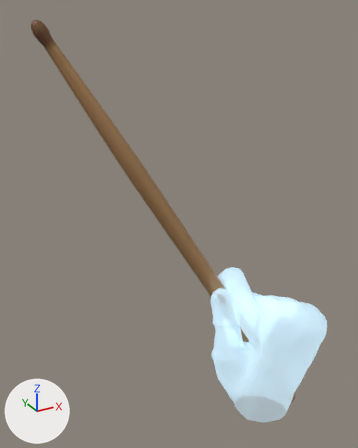
The glTF model public/models/ghost-hand-stick-R.glb: old version first, new version second.
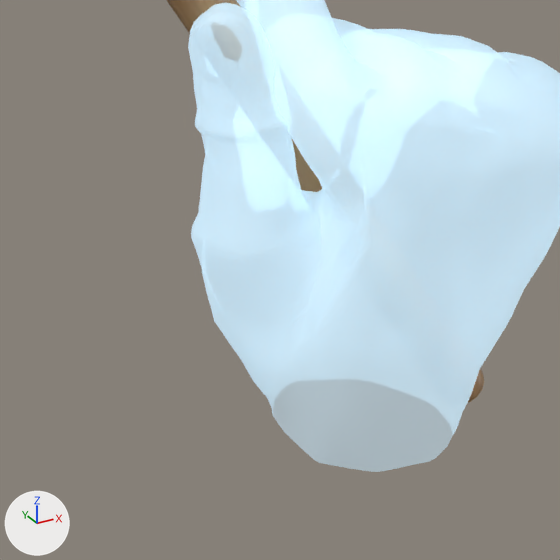
Each version is shown whole from a camera (50 mm lens) standing at (-0.237, -0.264, 0.321) and looking at (-0.068, 0.044, 0.167), then close up on the part from 44% to 89% of the width and 64% to 100% of the height. The axes (+X, +Y, +Z) are drawn at lower left. The lights are the same throughout. The older version's two pictures come first. Where no turn or scale is listed for an object, it has been applied to the vertices. Vertices at exactly the same position are counted once.

The first close-up shows 'Drumstick_R.001'.
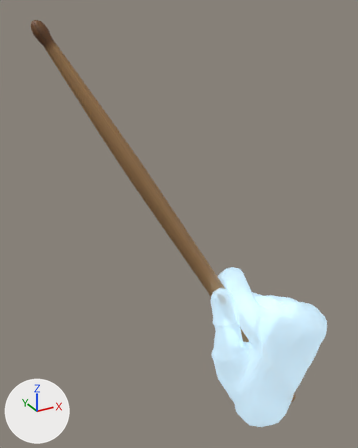
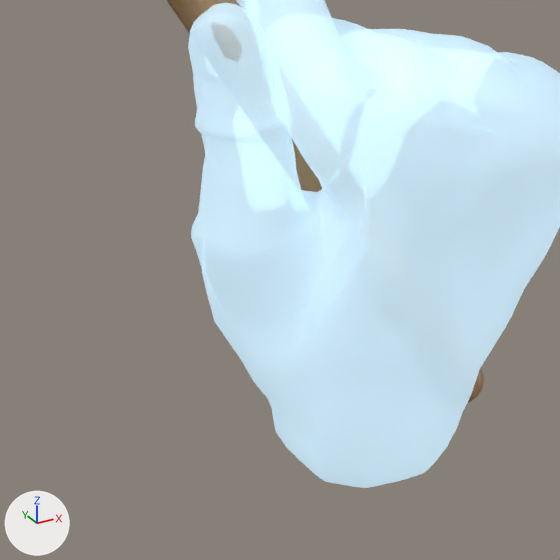
Boxes (x1, y1, x2, y2) around the edits, measured in the close-ups (560 x 560 px):
'GhostHandSkin', recoloured, reshaped (not visible before)
    after: (188, 0, 560, 488)
part 1 of me_ghosthandskin_r_001, added (blue)
    after: (273, 417, 446, 488)

Patch to the scene script:
```diff
--- a/public/models/ghost-hand-stick-R.glb.py
+++ b/public/models/ghost-hand-stick-R.glb.py
@@ mat_ghost @@
 mat_ghost = bpy.data.materials.new('Ghost')
-# nodes: BsdfPrincipled, Math, Mix, OutputMaterial, VertexColor
-# colours: blue #a4bdcb, blue #ceedff, mixed with the vertex colours
+# nodes: BsdfPrincipled, OutputMaterial
+# colours: blue #ceedff, blue #a4bdcb
@@ me_ghosthandskin_r_001 @@
 # used by ob_ghosthandskin; location = (0.0, 0.0, 0.0)
-me_ghosthandskin_r_001.from_pydata(...)  # 2811 vertices, 5586 faces; spans x -0.0514..0.0529, y -0.0205..0.0549, z -0.0172..0.1222
+me_ghosthandskin_r_001.from_pydata(...)  # 2914 vertices, 5824 faces; spans x -0.0514..0.0529, y -0.0205..0.0549, z -0.0239..0.1222
+# me_ghosthandskin_r_001 part 1
+# 103 vertices are added at x -0.0297..0.0147, y -0.0157..0.0195, z -0.0239..-0.0092
+# 238 new faces join them
 me_ghosthandskin_r_001.materials.append(mat_ghost)
```
